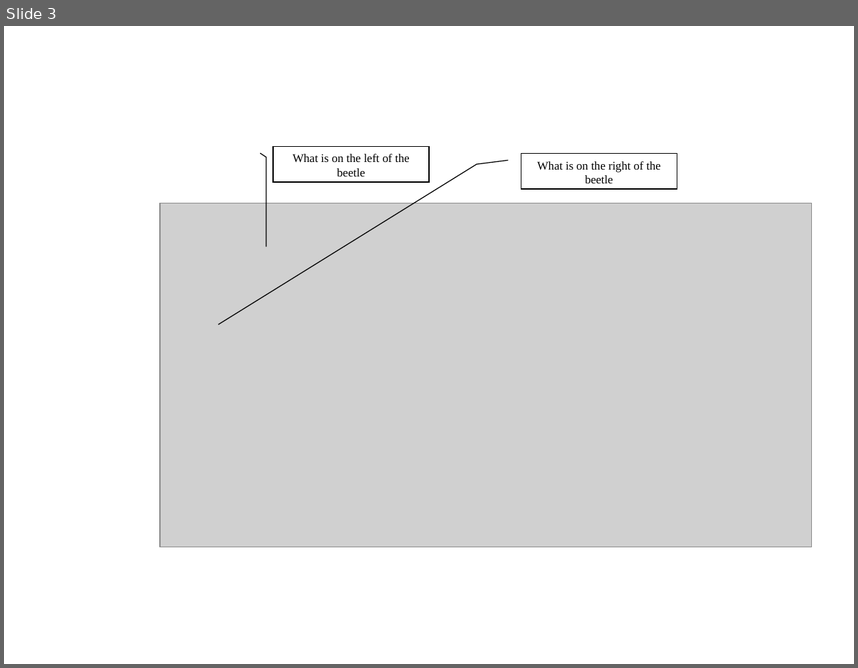
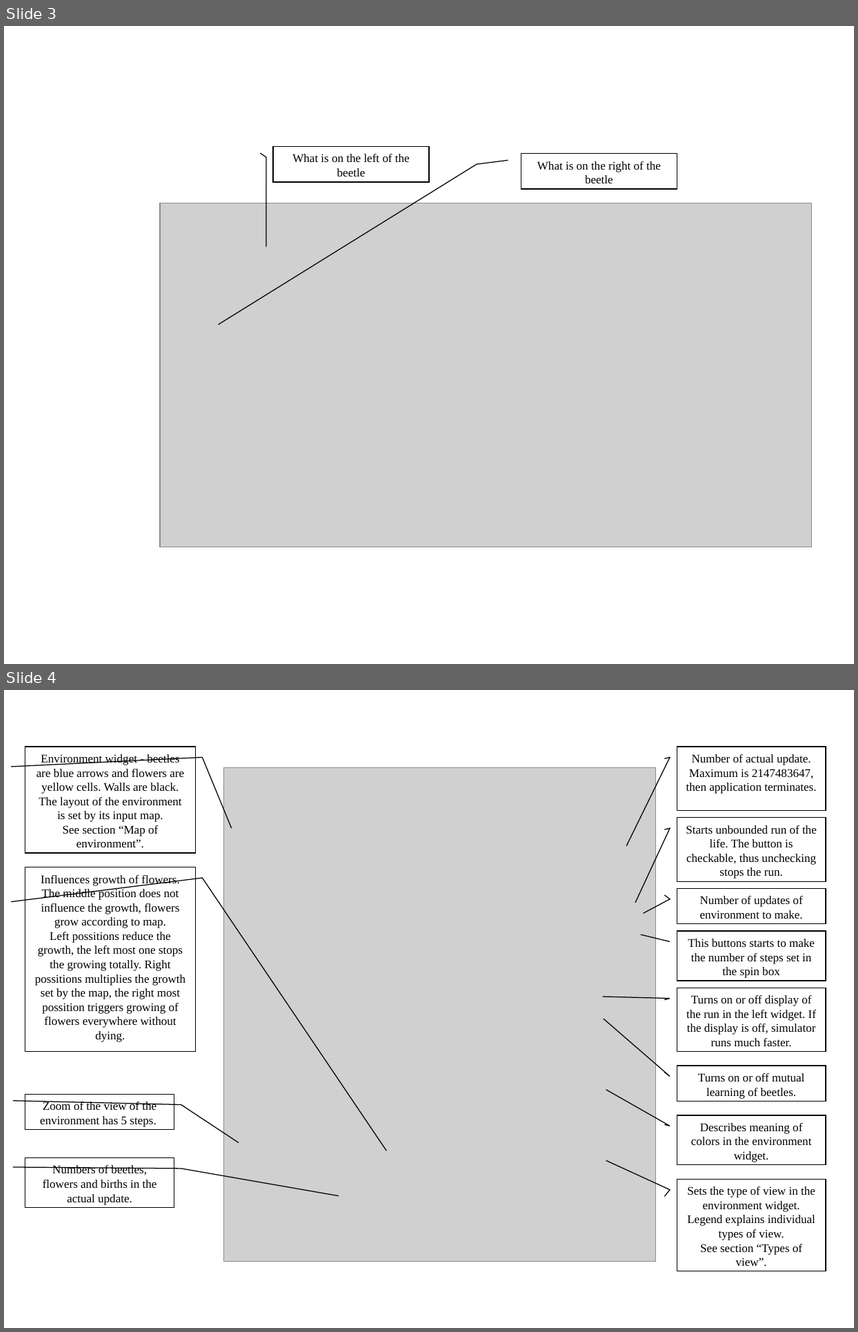
Before and after one commit to BackupTheBerlios/abeetles-svn, a slide deck: trunk/gui/UserHelp/readme_imgs/ZdrojPopisovanychObrazku.ppt. Shown one above the other, each under a label of ours: slide 3 before the commit, slides 3 and 4 after it. The pictures are 858x668 and 858x1332 pixels, drawn with LibreOffice and Linux fonts; fonts in the diff are those of the drawing; grey boxes stand for pictures. Boxes give left, top, right and bottom in pixels: in the first picture for what was removed or moved away, otherwise in the second. Text is boxed around its words. In the diff, an @@ line names an element or a change of style, - is before the commit and + after.

```diff
--- a/trunk/gui/UserHelp/readme_imgs/ZdrojPopisovanychObrazku.ppt
+++ b/trunk/gui/UserHelp/readme_imgs/ZdrojPopisovanychObrazku.ppt
@@ slide 4 added at [4, 690, 854, 1328], background #FFFFFF @@
@@ border callout added at [25, 747, 195, 854], fill #FFFFFF, outline #000000 0.74 pt, 10 pt, text #000000 @@
+Environment widget - beetles are blue arrows and flowers are yellow cells. Walls are black. The layout of the environment is set by its input map.
+See section “Map of environment”.
@@ border callout added at [677, 747, 826, 811], fill #FFFFFF, outline #000000 0.74 pt, 10 pt, text #000000 @@
+Number of actual update. Maximum is 2147483647, then application terminates.
@@ picture added at [223, 768, 655, 1261] @@
@@ border callout added at [677, 818, 826, 881], fill #FFFFFF, outline #000000 0.74 pt, 10 pt, text #000000 @@
+Starts unbounded run of the life. The button is checkable, thus unchecking stops the run.
@@ border callout added at [25, 867, 195, 1052], fill #FFFFFF, outline #000000 0.74 pt, 10 pt, text #000000 @@
+Influences growth of flowers. The middle position does not influence the growth, flowers grow according to map.
+Left possitions reduce the growth, the left most one stops the growing totally. Right possitions multiplies the growth set by the map, the right most possition triggers growing of flowers everywhere without dying.
@@ border callout added at [677, 888, 826, 924], fill #FFFFFF, outline #000000 0.74 pt, 10 pt, text #000000 @@
+Number of updates of environment to make.
@@ border callout added at [677, 931, 826, 980], fill #FFFFFF, outline #000000 0.74 pt, 10 pt, text #000000 @@
+This buttons starts to make the number of steps set in the spin box
@@ border callout added at [677, 987, 826, 1052], fill #FFFFFF, outline #000000 0.74 pt, 10 pt, text #000000 @@
+Turns on or off display of the run in the left widget. If the display is off, simulator runs much faster.
@@ border callout added at [677, 1066, 826, 1101], fill #FFFFFF, outline #000000 0.74 pt, 10 pt, text #000000 @@
+Turns on or off mutual learning of beetles.
@@ border callout added at [25, 1094, 174, 1130], fill #FFFFFF, outline #000000 0.74 pt, 10 pt, text #000000 @@
+Zoom of the view of the environment has 5 steps.
@@ border callout added at [677, 1115, 826, 1164], fill #FFFFFF, outline #000000 0.74 pt, 10 pt, text #000000 @@
+Describes meaning of colors in the environment widget.
@@ border callout added at [25, 1158, 174, 1207], fill #FFFFFF, outline #000000 0.74 pt, 10 pt, text #000000 @@
+Numbers of beetles, flowers and births in the actual update.
@@ border callout added at [677, 1179, 826, 1270], fill #FFFFFF, outline #000000 0.74 pt, 10 pt, text #000000 @@
+Sets the type of view in the environment widget. Legend explains individual types of view.
+See section “Types of view”.
```
Also in this commit, not shown: 2 slides changed, 31 other files.
